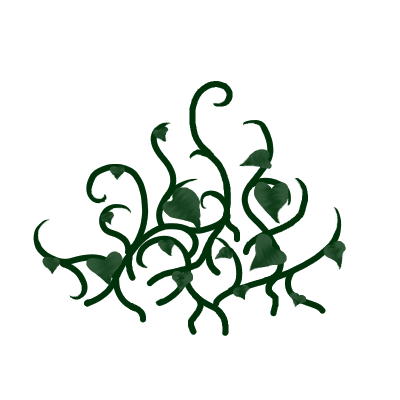
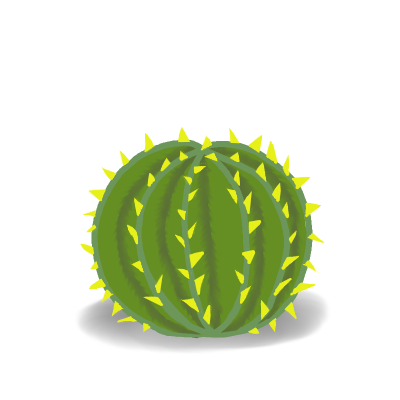
Layered file, before and after one edit (400 x 400). Changes by layer:
showed group "SpikyPlant" (7 layers) over [left=33, top=81, right=346, bottom=354]
showed group "Plant" (4 layers) over [left=33, top=81, right=346, bottom=354]
painted on "Paint Layer 3" over [left=64, top=128, right=320, bottom=354]
painted on "Paint Layer 5" over [left=64, top=128, right=320, bottom=354]
showed "Shadow" (1st of 2, in "SpikyPlant"), painted on it over [left=64, top=192, right=346, bottom=354]
hid group "Weed" (10 layers) over [left=33, top=81, right=346, bottom=354]
painted on "Copy of Paint Layer 20" (1st of 2, in "Weed" › "1") over [left=33, top=81, right=346, bottom=354]
painted on "Paint Layer 20" (1st of 2, in "Weed" › "1") over [left=33, top=81, right=346, bottom=354]
